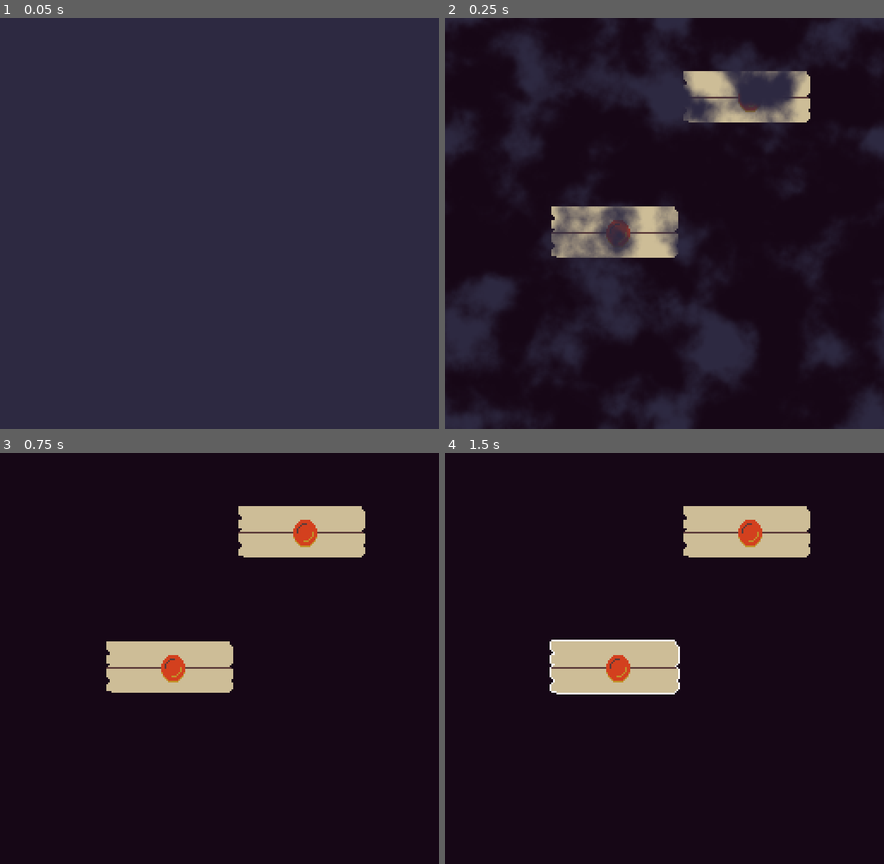
Above: before the commit, frames 1-4 (two rows, left to right).
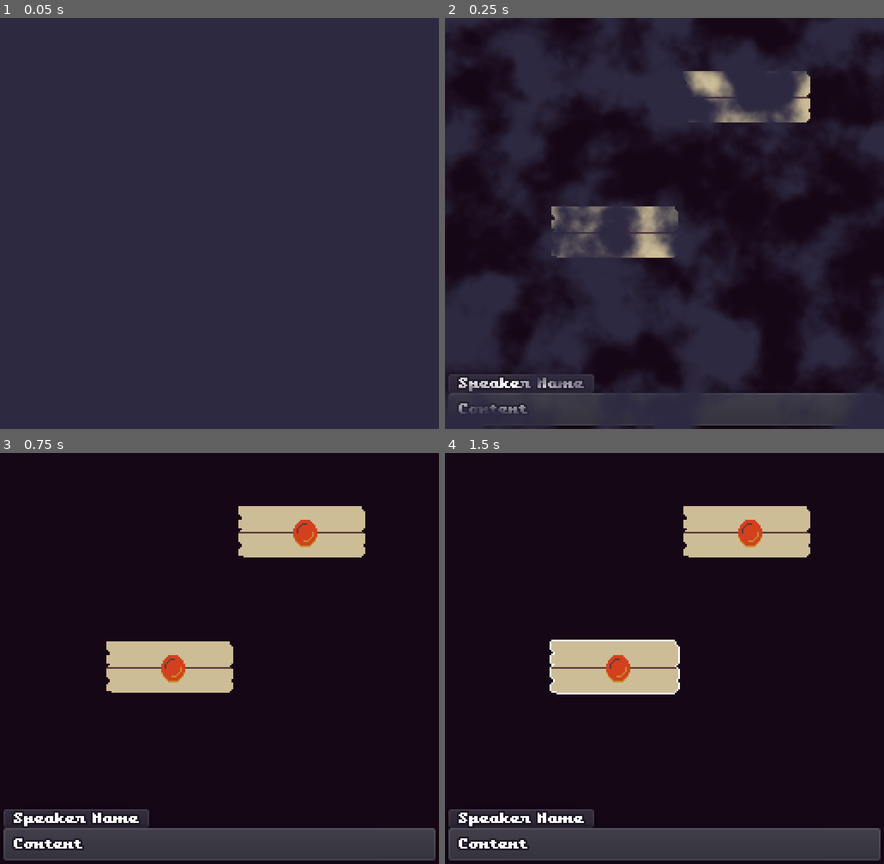
Above: after the commit, the same moments.

Repository: xphere/a-little-bird-told-me
Game: Godot game, scene res://src/game/game.tscn
The game is run twice, just before and just after one commit, with the same random seed, the same clock (stepped at 60 frames per second) and the same inputs. This scene is started directly instead of the project's main scene.
Inputs (mouse positions are in pixels of both pictures, inside the frame that each line leads up to):
- Up to frame 1 (0.05 s): no input
- Up to frame 2 (0.25 s): no input
- Up to frame 3 (0.75 s): tap Enter (ui_accept) at 0.5 s; move the mouse to (316, 637) at 0.52 s
- Up to frame 4 (1.5 s): tap Enter (ui_accept) at 0.77, 1.25 s; move the mouse to (576, 679) at 1.27 s

Frame 1 is identical in both runs. In frame 2, 12% of the frame differs, in the area x 0-99%, y 12-100%; in frame 3, 8.6%; in frame 4, 8.6%.

Commit message:
+game: dialog box

Diff:
--- a/src/game/game.tscn
+++ b/src/game/game.tscn
@@ -1,6 +1,7 @@
-[gd_scene load_steps=6 format=2]
+[gd_scene load_steps=7 format=2]
 
 [ext_resource path="res://assets/themes/game.theme.tres" type="Theme" id=1]
+[ext_resource path="res://src/dialog-box/dialog-box.tscn" type="PackedScene" id=2]
 [ext_resource path="res://objects/letters/letter.tscn" type="PackedScene" id=5]
 [ext_resource path="res://src/game/desk.gd" type="Script" id=6]
 [ext_resource path="res://src/game/cursor.gd" type="Script" id=7]
@@ -30,6 +31,8 @@
 [node name="Letter#2" parent="CloseUp/MailTray" instance=ExtResource( 5 )]
 position = Vector2( 176, 46 )
 
+[node name="DialogBox" parent="." instance=ExtResource( 2 )]
+
 [node name="Cursor" type="Node2D" parent="."]
 script = ExtResource( 7 )
 
